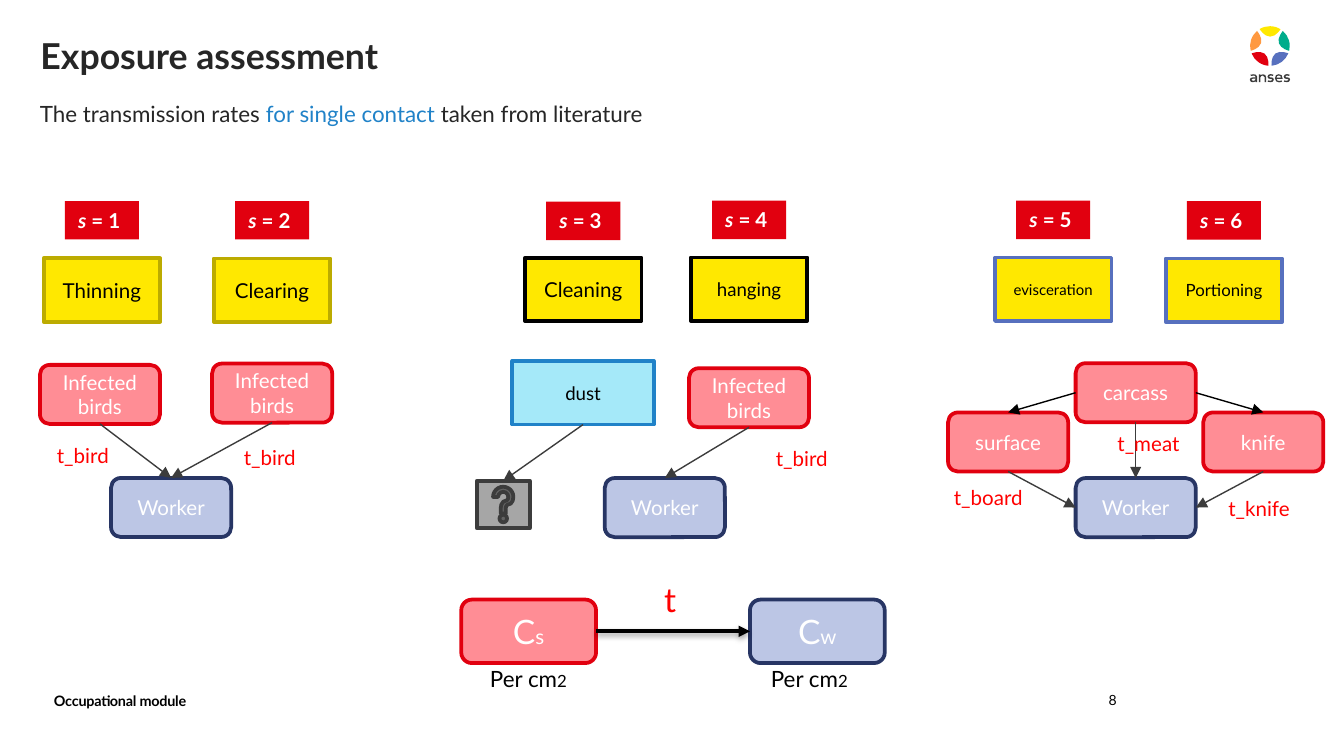
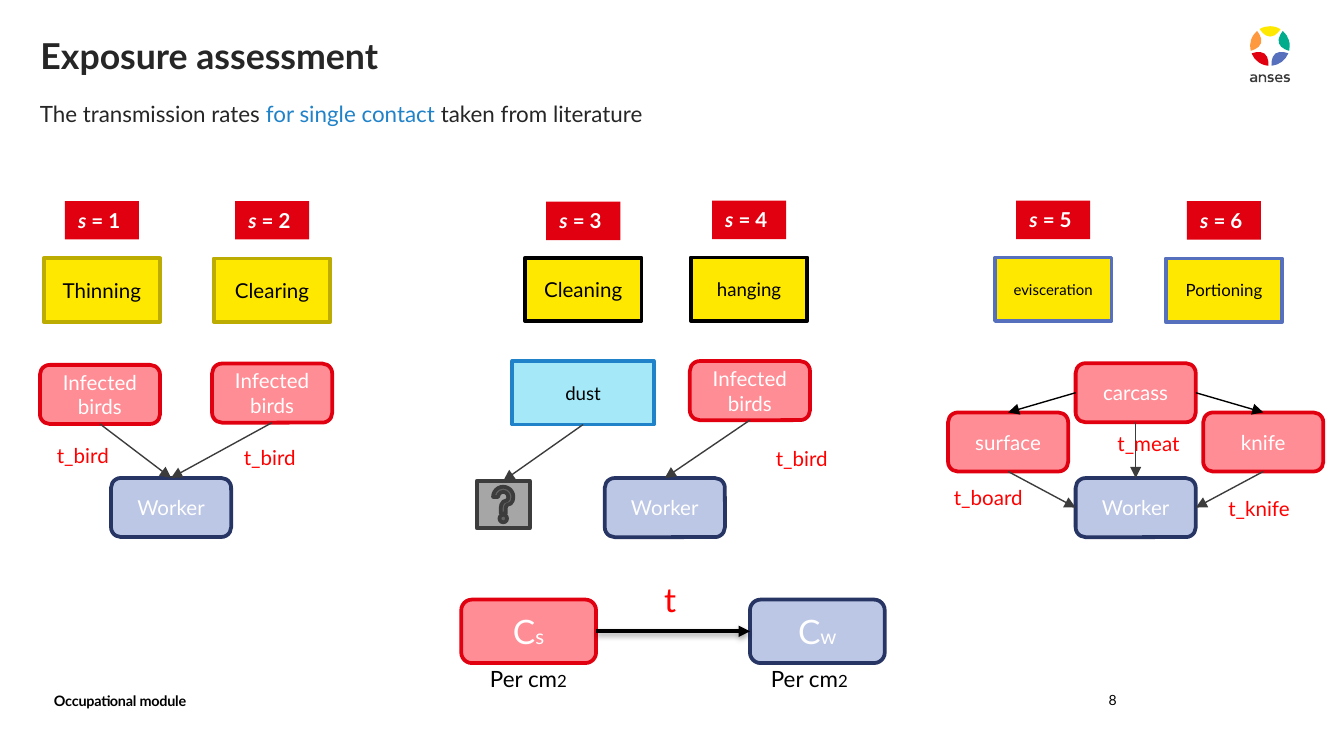
Before and after one commit to ENVIRE-JPIAMR/occupational-module, a slide deck: slide 8 of docs/draft.pptx. Drawn at 1344x756 pixels with LibreOffice and Linux fonts; fonts in the diff are those of the drawing. Boxes give left, top, right and bottom in pixels: in the first picture for what was removed or moved away, otherwise in the second. Text is boxed around its words. In the diff, an @@ line names an element or a change of style, - is before the commit and + after.

```diff
--- a/docs/draft.pptx
+++ b/docs/draft.pptx
@@ rounded rectangle "Infected birds": place and size @@
-rounded rectangle "Infected birds" at bbox=[689, 368, 809, 427]
+rounded rectangle "Infected birds" at bbox=[689, 362, 809, 421]
@@ arrow moved from (749, 427) - (665, 478) to (750, 421) - (665, 478) @@
```
Also in this commit, not shown: 3 other slides changed, 5 other files.
